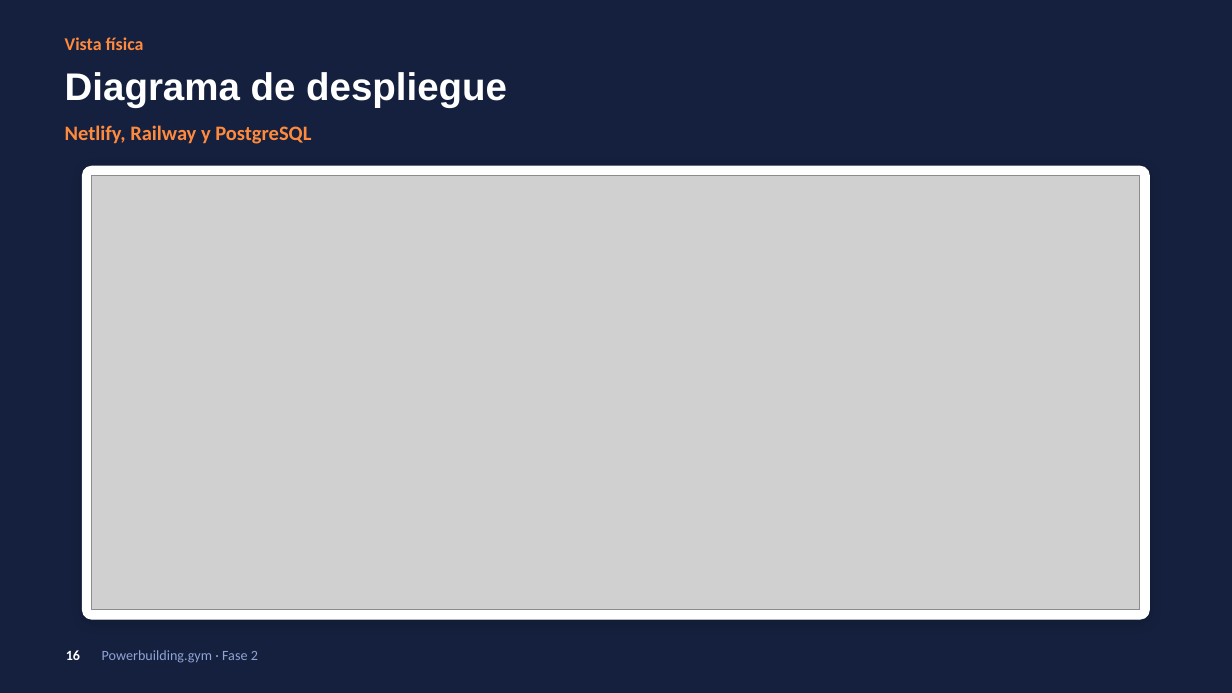
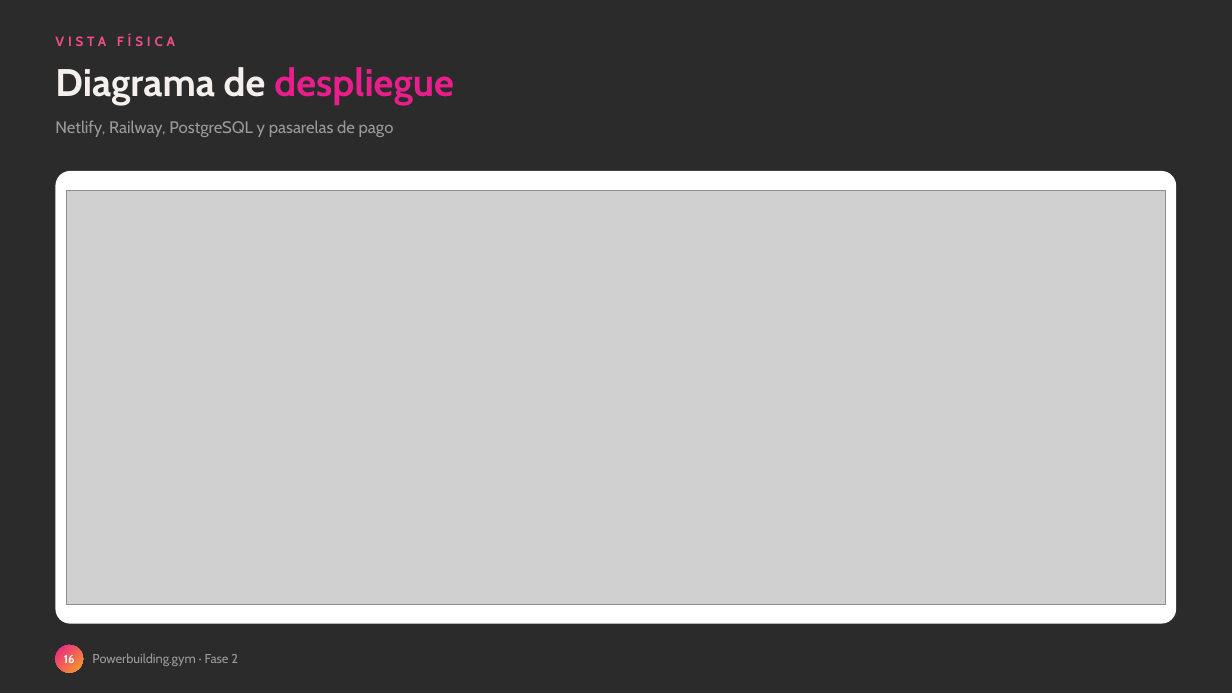
Before and after one commit to zalak3t/Powerbuilding.gym, a slide deck: slide 16 of FASE-2/Documentacion Asignatura PTY4614/Presentación Proyecto.pptx. Drawn at 1232x693 pixels with LibreOffice and Linux fonts; fonts in the diff are those of the drawing; grey boxes stand for pictures; background and template pictures are left out; a plain dark background stands for a picture behind light text. Boxes give left, top, right and bottom in pixels: in the first picture for what was removed or moved away, otherwise in the second. Text is boxed around its words. In the diff, an @@ line names an element or a change of style, - is before the commit and + after.

```diff
--- a/FASE-2/Documentacion Asignatura PTY4614/Presentación Proyecto.pptx
+++ b/FASE-2/Documentacion Asignatura PTY4614/Presentación Proyecto.pptx
@@ background #14203D to picture (left out) @@
@@ text "Diagrama de despliegue": place and size @@
-text "Diagrama de despliegue" at [65, 72, 507, 108]
+text "Diagrama de despliegue" at [55, 67, 454, 106]
@@ text "Diagrama de despliegue" at [55, 67, 454, 106]: font Arial to Cabin; text colour #FFFFFF to #F5F0EE in "Diagrama de"; text colour #FFFFFF to gradient #E91E8C to #F5A623 in "despliegue" @@
@@ text at [55, 35, 175, 46]: text changed; size 14 to 10.5 pt; font Calibri to Cabin; text colour #FF8A3D to #F04E8A @@
-Vista física
+VISTA FÍSICA
@@ text at [55, 120, 394, 137]: text changed; size 16 to 13 pt; font Calibri to Cabin; text colour #FF8A3D to #9A9A9A; bold off @@
-Netlify, Railway y PostgreSQL
+Netlify, Railway, PostgreSQL y pasarelas de pago
@@ rounded rectangle: place and size @@
-rounded rectangle at [82, 166, 1149, 619]
+rounded rectangle at [55, 171, 1177, 624]
@@ rounded rectangle at [55, 171, 1177, 624]: outline #FFFFFF 1 pt to none; shadow off; proportions changed @@
@@ picture: place and size @@
-picture at [91, 176, 1140, 610]
+picture at [67, 190, 1165, 604]
@@ ellipse "16": place and size @@
-ellipse "16" at [66, 650, 80, 660]
+ellipse "16" at [55, 645, 83, 673]
@@ ellipse "16" at [55, 645, 83, 673]: size 11 to 9 pt, font Calibri to Cabin; fill none to gradient #E91E8C to #F5A623 @@
@@ text added at [92, 653, 238, 666], 10 pt, text #9A9A9A @@
+Powerbuilding.gym · Fase 2
@@ text removed at [102, 650, 258, 663] @@
-Powerbuilding.gym · Fase 2
```
Also in this commit, not shown: 27 other slides changed, 1 slide added, 1 slide removed, 6 other files.
